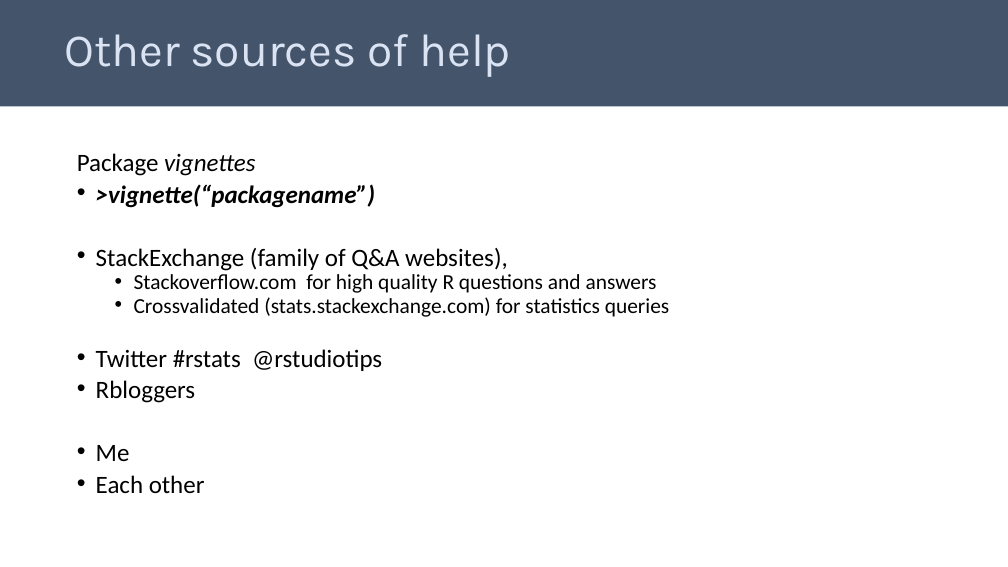
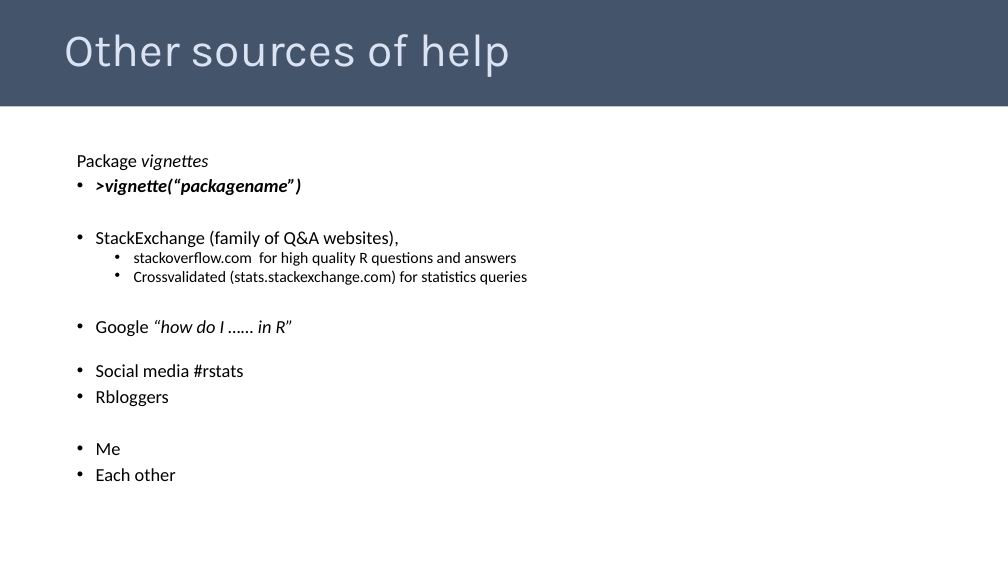
Before and after one commit to telatin/R_for_Statistics, a slide deck: slide 17 of docs/day1.pptx. Drawn at 1008x567 pixels with LibreOffice and Linux fonts; fonts in the diff are those of the drawing. Boxes give left, top, right and bottom in pixels: in the first picture for what was removed or moved away, otherwise in the second. Text is boxed around its words. In the diff, an @@ line names an element or a change of style, - is before the commit and + after.

Commit message:
update for Jan 2023
These are quarto files hence the manual upload, I need to upgrade the whole website to Quarto.

```diff
--- a/docs/day1.pptx
+++ b/docs/day1.pptx
@@ text at [77,154,527,481]: size 23.8 to 17.5 pt in "Package vignettes", ">vignette(“packagename”)", "StackExchange (family of Q&A websites),", "Rbloggers" and 2 more places; size 20.4 to 15 pt in "Crossvalidated (stats.stackexchange.com) for statistics quer ..." @@
@@ text at [134,252,516,266]: text changed; size 20.4 to 15 pt @@
-  • Stackoverflow.com for high quality R questions and answers
+  • stackoverflow.com for high quality R questions and answers
@@ text at [96,320,294,377]: text changed; size 23.8 to 17.5 pt @@
-• Twitter #rstats @rstudiotips
+• Google “how do I …… in R”
+• Social media #rstats
```
Also in this commit, not shown: 9 other slides changed, 1 slide added, 1 other file.
